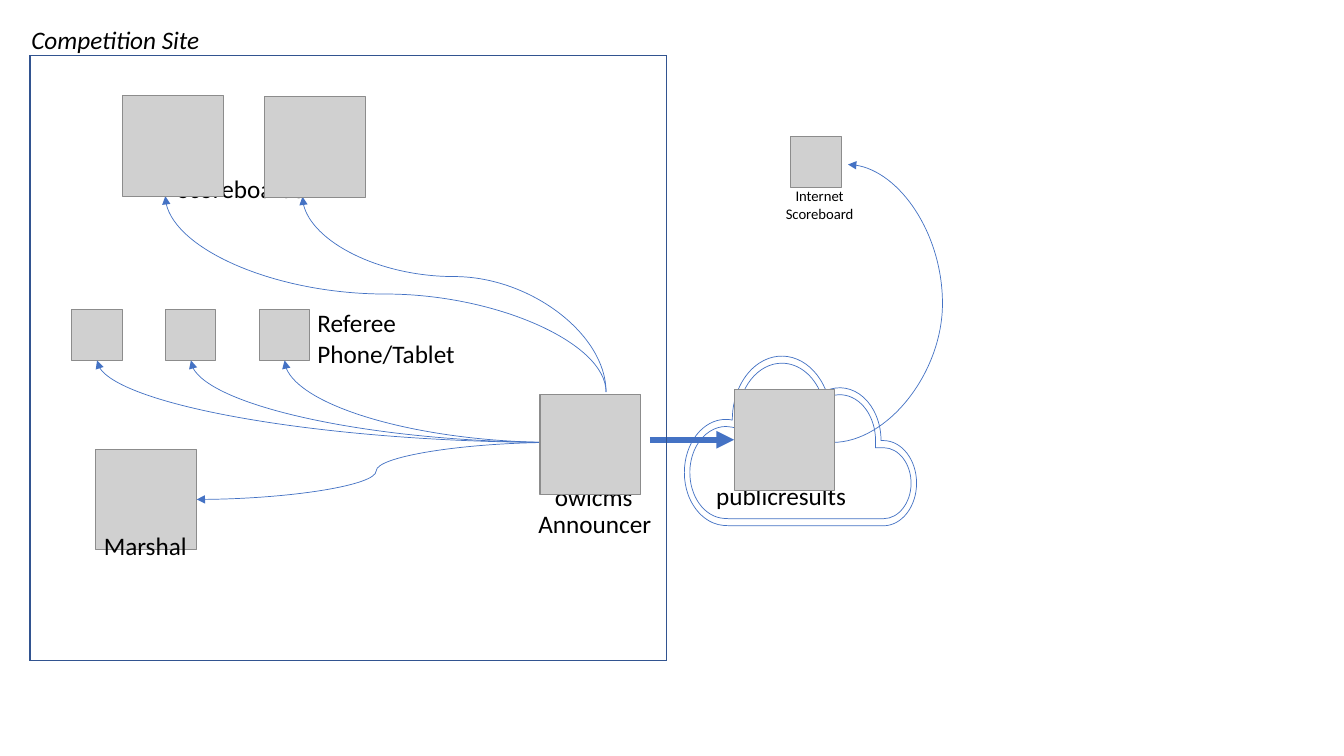
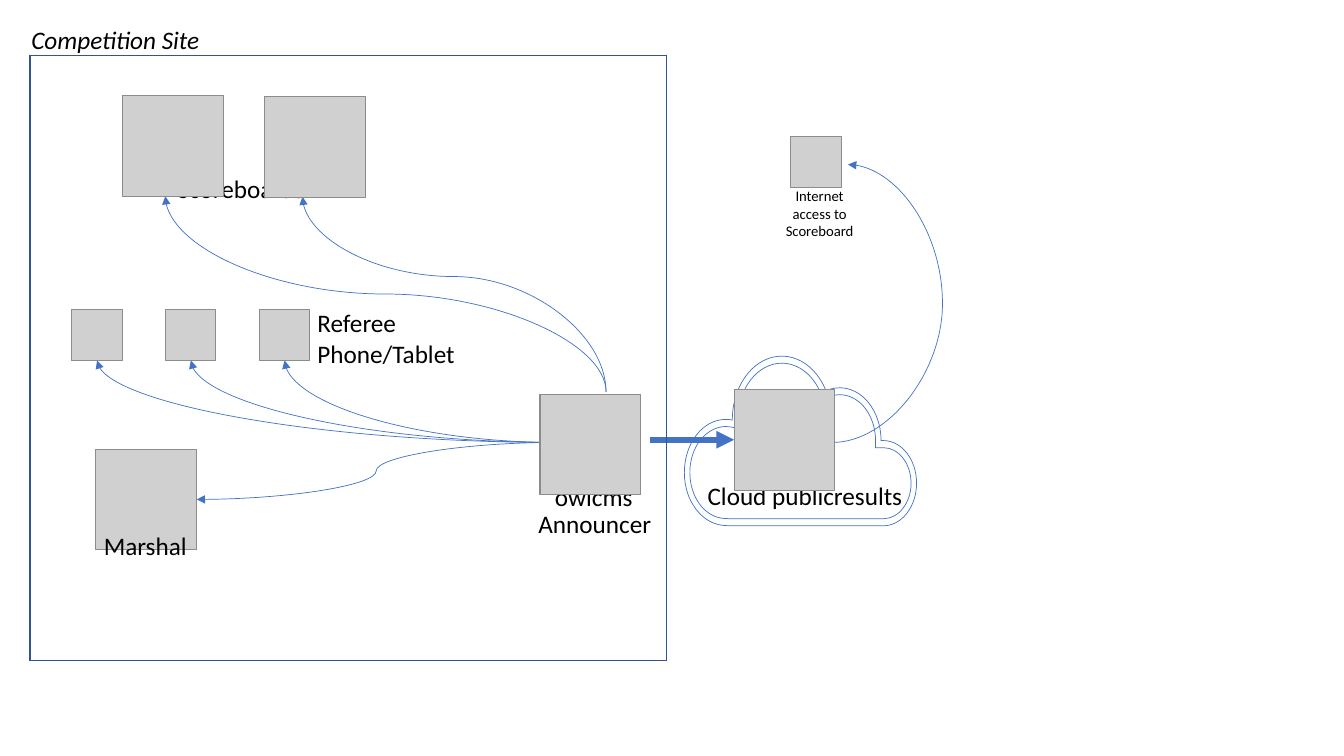
Before and after one commit to jflamy/owlcms4, a slide deck: slide 3 of docs/EquipmentSetup/CloudExplained/CloudExplained.pptx. Drawn at 1344x756 pixels with LibreOffice and Linux fonts; fonts in the diff are those of the drawing; grey boxes stand for pictures. Boxes give left, top, right and bottom in pixels: in the first picture for what was removed or moved away, otherwise in the second. Text is boxed around its words. In the diff, an @@ line names an element or a change of style, - is before the commit and + after.

```diff
--- a/docs/EquipmentSetup/CloudExplained/CloudExplained.pptx
+++ b/docs/EquipmentSetup/CloudExplained/CloudExplained.pptx
@@ text at box(786, 191, 854, 236): text changed @@
-Internet
-Scoreboard
+Internet
+access to
+Scoreboard
@@ text at box(708, 484, 902, 511): text changed @@
-publicresults
+Cloud publicresults
```
Also in this commit, not shown: 9 other files.
